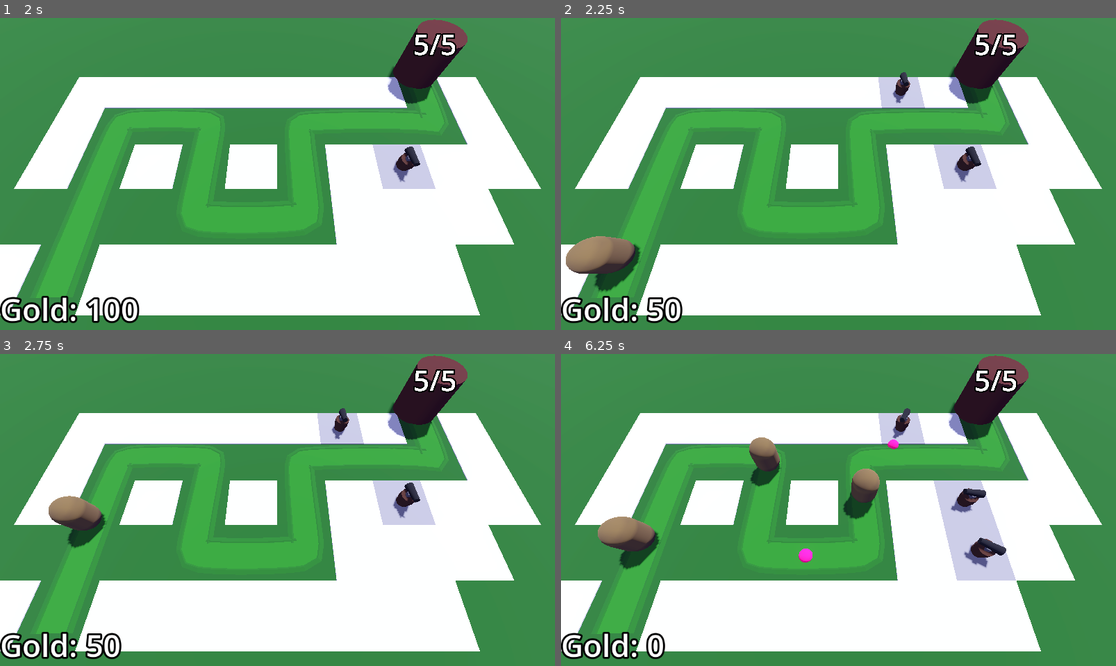
Above: before the commit, frames 1-4 (two rows, left to right).
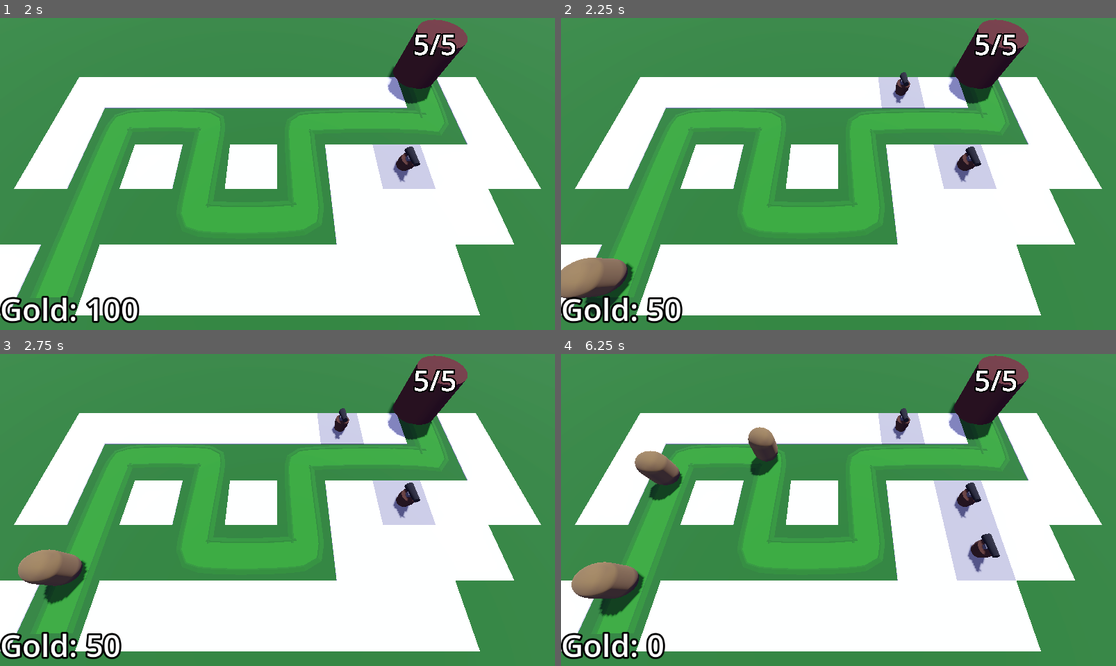
Above: after the commit, the same moments.

Repository: fbcs-hailey/Barbarian_blaster2
Game: Godot game, scene res://Base/base.tscn
Same seed, same stepped clock (60 frames per second), same inputs: the game is played once before the commit and once after it.
Inputs (mouse positions are in pixels of both pictures, inside the frame that each line leads up to):
- Up to frame 1 (2 s): tap Enter at 0.5 s; move the mouse to (399, 158) at 0.52 s; click (399, 158) at 0.6 s; tap Space at 1.25 s; move the mouse to (166, 189) at 1.27 s; click (166, 189) at 1.35 s
- Up to frame 2 (2.25 s): tap Enter at 2 s; move the mouse to (894, 105) at 2.02 s; click (894, 105) at 2.1 s
- Up to frame 3 (2.75 s): no input
- Up to frame 4 (6.25 s): move the mouse to (810, 572) at 2.77 s; click (810, 572) at 2.85 s; move the mouse to (1005, 556) at 3.52 s; click (1005, 556) at 3.6 s; move the mouse to (672, 463) at 4.27 s; click (672, 463) at 4.35 s; move the mouse to (866, 510) at 5.02 s; click (866, 510) at 5.1 s; move the mouse to (755, 432) at 5.77 s; click (755, 432) at 5.85 s

Frame 1 is identical in both runs. In frame 2, 2.3% of the frame differs, in the area x 0-15%, y 69-96%; in frame 3, 2.5%; in frame 4, 5.6%, in the area x 1-81%, y 17-85%.

Commit message:
add dificulty push

Diff:
--- a/Base/bank.gd
+++ b/Base/bank.gd
@@ -1,5 +1,6 @@
 extends MarginContainer
 class_name Bank
+
 @export var starting_gold:=150
 @onready var label: Label = $Label
 
--- a/Base/base.tscn
+++ b/Base/base.tscn
@@ -49,26 +49,26 @@
 outline_size = 16
 outline_color = Color(0, 0, 0, 1)
 
-[node name="Base" type="Node3D"]
+[node name="Base" type="Node3D" unique_id=1259976943]
 
-[node name="WorldEnvironment" type="WorldEnvironment" parent="."]
+[node name="WorldEnvironment" type="WorldEnvironment" parent="." unique_id=1676346312]
 environment = SubResource("Environment_n5f2c")
 
-[node name="DirectionalLight3D" type="DirectionalLight3D" parent="."]
+[node name="DirectionalLight3D" type="DirectionalLight3D" parent="." unique_id=2065140242]
 transform = Transform3D(-0.8660254, -0.43301278, 0.25, 0, 0.49999997, 0.86602545, -0.50000006, 0.75, -0.43301266, 0, 0, 0)
 shadow_enabled = true
 
-[node name="RayPickerCamera" parent="." node_paths=PackedStringArray("gridmap", "turret_manager") instance=ExtResource("1_0m7nb")]
+[node name="RayPickerCamera" parent="." unique_id=1750730314 node_paths=PackedStringArray("gridmap", "turret_manager") instance=ExtResource("1_0m7nb")]
 transform = Transform3D(1, 0, 0, 0, 0.42261824, 0.9063078, 0, -0.9063078, 0.42261824, 0, 14.5, 9.5)
 gridmap = NodePath("../GridMap")
 turret_manager = NodePath("../TurretManager")
 
-[node name="CSGBox3D" type="CSGBox3D" parent="."]
+[node name="CSGBox3D" type="CSGBox3D" parent="." unique_id=1223863969]
 transform = Transform3D(1, 0, 0, 0, 1, 0, 0, 0, 1, 0, -1, 0)
 size = Vector3(100, 2, 100)
 material = SubResource("StandardMaterial3D_cbgtc")
 
-[node name="GridMap" type="GridMap" parent="."]
+[node name="GridMap" type="GridMap" parent="." unique_id=620400766]
 mesh_library = ExtResource("1_u1x2a")
 cell_size = Vector3(4, 4, 4)
 cell_center_y = false
@@ -76,13 +76,13 @@
 "cells": PackedInt32Array(65535, 0, 0, 65535, 2, 0, 65531, 65535, 0, 65532, 65534, 0, 65533, 0, 0, 65534, 65534, 0, 655 …(254 unchanged characters)…
 }
 
-[node name="EnemyPath" type="Path3D" parent="." node_paths=PackedStringArray("difMan")]
+[node name="EnemyPath" type="Path3D" parent="." unique_id=817805342 node_paths=PackedStringArray("difMan")]
 curve = SubResource("Curve3D_u1x2a")
 script = ExtResource("3_77y2d")
 enemy_scene = ExtResource("2_n5f2c")
 difMan = NodePath("../DifficultyManager")
 
-[node name="Road" type="CSGPolygon3D" parent="EnemyPath"]
+[node name="Road" type="CSGPolygon3D" parent="EnemyPath" unique_id=395570752]
 polygon = PackedVector2Array(-1.3, 0, -1, 0.05, 1, 0.05, 1.3, 0)
 mode = 2
 path_node = NodePath("..")
@@ -97,7 +97,7 @@
 path_joined = false
 material = SubResource("StandardMaterial3D_n5f2c")
 
-[node name="Left" type="CSGPolygon3D" parent="EnemyPath"]
+[node name="Left" type="CSGPolygon3D" parent="EnemyPath" unique_id=1019148562]
 polygon = PackedVector2Array(-1.3, 0, -1, 0.08, -0.9, 0.05, 0.9, 0)
 mode = 2
 path_node = NodePath("..")
@@ -112,7 +112,7 @@
 path_joined = false
 material = SubResource("StandardMaterial3D_u1x2a")
 
-[node name="Right" type="CSGPolygon3D" parent="EnemyPath"]
+[node name="Right" type="CSGPolygon3D" parent="EnemyPath" unique_id=369868289]
 polygon = PackedVector2Array(1.3, 0, 1, 0.08, 0.9, 0.05, 0.9, 0)
 mode = 2
 path_node = NodePath("..")
@@ -127,19 +127,19 @@
 path_joined = false
 material = SubResource("StandardMaterial3D_ws5nf")
 
-[node name="Timer" type="Timer" parent="EnemyPath"]
+[node name="Timer" type="Timer" parent="EnemyPath" unique_id=1644758355]
 wait_time = 2.0
 autostart = true
 
-[node name="Home" parent="." instance=ExtResource("3_ws5nf")]
+[node name="Home" parent="." unique_id=2139581954 instance=ExtResource("3_ws5nf")]
 transform = Transform3D(1, 0, 0, 0, 1, 0, 0, 0, 1, 13.842534, 0, -8.412359)
 
-[node name="TurretManager" type="Node3D" parent="." node_paths=PackedStringArray("enemy_path")]
+[node name="TurretManager" type="Node3D" parent="." unique_id=1478605341 node_paths=PackedStringArray("enemy_path")]
 script = ExtResource("5_8k6vf")
 enemy_path = NodePath("../EnemyPath")
 turret = ExtResource("6_77ap6")
 
-[node name="Bank" type="MarginContainer" parent="." groups=["bank"]]
+[node name="Bank" type="MarginContainer" parent="." unique_id=1351586767 groups=["bank"]]
 anchors_preset = 15
 anchor_right = 1.0
 anchor_bottom = 1.0
@@ -150,14 +150,13 @@
 mouse_filter = 2
 script = ExtResource("8_1qkdb")
 
-[node name="Label" type="Label" parent="Bank"]
+[node name="Label" type="Label" parent="Bank" unique_id=1191411474]
 layout_mode = 2
 size_flags_horizontal = 0
 size_flags_vertical = 8
 text = "Gold: 150"
 label_settings = SubResource("LabelSettings_77y2d")
 
-[node name="DifficultyManager" parent="." instance=ExtResource("9_ka7hq")]
-game_length = null
+[node name="DifficultyManager" parent="." unique_id=127308213 instance=ExtResource("9_ka7hq")]
 
 [connection signal="timeout" from="EnemyPath/Timer" to="EnemyPath" method="_on_timer_timeout"]
--- a/Base/path_3d.gd
+++ b/Base/path_3d.gd
@@ -6,6 +6,7 @@
 
 func spawn_enemy():
 	var cur_enemy=enemy_scene.instantiate()
+	cur_enemy.max_health=difMan.get_enemy_health()
 	add_child(cur_enemy)
 	timer.wait_time=difMan.get_spawn_time()
 
--- a/Enemy/enemy.gd
+++ b/Enemy/enemy.gd
@@ -7,7 +7,7 @@
 @export var max_health:int=50
 @onready var animation_player: AnimationPlayer = $AnimationPlayer
 @export var pay=25
-@onready var bank: Bank = $Bank
+@onready var bank:Bank= $Bank
 
 var health:int:
 	set(new_health):
@@ -22,11 +22,9 @@
 func _ready() -> void:
 	health=max_health
 
-
 # Called every frame. 'delta' is the elapsed time since the previous frame.
 func _process(delta: float) -> void:
 	progress+=delta*speed
 	if progress_ratio==1.0:
 		home.take_damage()
-
 		queue_free()
--- a/Enemy/enemy.tscn
+++ b/Enemy/enemy.tscn
@@ -55,27 +55,26 @@
 &"TakeDamage": SubResource("Animation_2pb1h")
 }
 
-[node name="Enemy" type="PathFollow3D"]
+[node name="Enemy" type="PathFollow3D" unique_id=609514923]
 transform = Transform3D(0.9998914, 0, 0.01469191, 0, 1, 0, -0.01469191, 0, 0.9998914, 0, 0, 0)
 script = ExtResource("1_2pb1h")
+speed = 5
 
-[node name="MeshInstance3D" type="MeshInstance3D" parent="."]
+[node name="MeshInstance3D" type="MeshInstance3D" parent="." unique_id=790899685]
 transform = Transform3D(1.0000001, 0, -9.313226e-10, 0, 1, 0, 9.313226e-10, 0, 1.0000001, 0, 1.55, 0)
 mesh = SubResource("CapsuleMesh_u1x2a")
 
-[node name="DamageHighlight" type="MeshInstance3D" parent="."]
+[node name="DamageHighlight" type="MeshInstance3D" parent="." unique_id=1082337569]
 transform = Transform3D(1.0000004, 0, -2.7939677e-09, 0, 1, 0, 2.7939677e-09, 0, 1.0000004, 0, 1.55, 0)
 visible = false
 material_override = SubResource("StandardMaterial3D_px1sc")
 mesh = SubResource("CapsuleMesh_u1x2a")
 
-[node name="EnemyArea3D" type="Area3D" parent="." groups=["enemy_area"]]
+[node name="EnemyArea3D" type="Area3D" parent="." unique_id=407681157 groups=["enemy_area"]]
 
-[node name="CollisionShape3D" type="CollisionShape3D" parent="EnemyArea3D"]
+[node name="CollisionShape3D" type="CollisionShape3D" parent="EnemyArea3D" unique_id=1955656709]
 transform = Transform3D(1.0000157, 0, -9.872019e-08, 0, 1, 0, 9.872019e-08, 0, 1.0000157, 0, 1.5674074, 0)
 shape = SubResource("CapsuleShape3D_2pb1h")
 
-[node name="AnimationPlayer" type="AnimationPlayer" parent="."]
-libraries = {
-&"": SubResource("AnimationLibrary_am0pq")
-}
+[node name="AnimationPlayer" type="AnimationPlayer" parent="." unique_id=1993277634]
+libraries/ = SubResource("AnimationLibrary_am0pq")
--- a/manager/difficulty_manager.gd
+++ b/manager/difficulty_manager.gd
@@ -3,7 +3,7 @@
 @onready var timer: Timer = $Timer
 @export var game_length:=10.0
 @export var spawn_time_curve:Curve
-@export var enemy_time_curve:Curve
+@export var enemy_health_curve:Curve
 
 func _ready() -> void:
 	timer.start(game_length)
@@ -18,4 +18,4 @@
 	return spawn_time_curve.sample(game_progress_ratio())
 
 func get_enemy_health()->float:
-	return 0.0
+	return enemy_health_curve.sample(game_progress_ratio())
--- a/manager/difficulty_manager.tscn
+++ b/manager/difficulty_manager.tscn
@@ -7,10 +7,16 @@
 _data = [Vector2(0, 2), 0.0, -1.7500001, 0, 1, Vector2(1, 0.25), -1.7500001, 0.0, 1, 0]
 point_count = 2
 
-[node name="DifficultyManager" type="Node"]
+[sub_resource type="Curve" id="Curve_7ad5f"]
+_limits = [10.0, 150.0, 0.0, 1.0]
+_data = [Vector2(0, 10), 0.0, 140.0, 0, 1, Vector2(1, 150), 140.0, 0.0, 1, 0]
+point_count = 2
+
+[node name="DifficultyManager" type="Node" unique_id=1850304485]
 script = ExtResource("1_mr0sp")
 spawn_time_curve = SubResource("Curve_mr0sp")
+enemy_health_curve = SubResource("Curve_7ad5f")
 
-[node name="Timer" type="Timer" parent="."]
+[node name="Timer" type="Timer" parent="." unique_id=1142028502]
 one_shot = true
 autostart = true
--- a/project.godot
+++ b/project.godot
@@ -8,11 +8,15 @@
 
 config_version=5
 
+[animation]
+
+compatibility/default_parent_skeleton_in_mesh_instance_3d=true
+
 [application]
 
 config/name="BarbarianBlaster"
 run/main_scene="uid://ca1b1o4wfvaqd"
-config/features=PackedStringArray("4.5", "Forward Plus")
+config/features=PackedStringArray("4.6", "Forward Plus")
 config/icon="res://icon.svg"
 
 [global_group]
Not shown: 1 places in Base/base.tscn that only renumber resources
Not shown: 1 places in Enemy/enemy.tscn that only renumber resources
Not shown: 1 places in MeshLibraies/SpaceLibary.tres that only renumber resources
Not shown: 1 places in manager/difficulty_manager.tscn that only renumber resources
